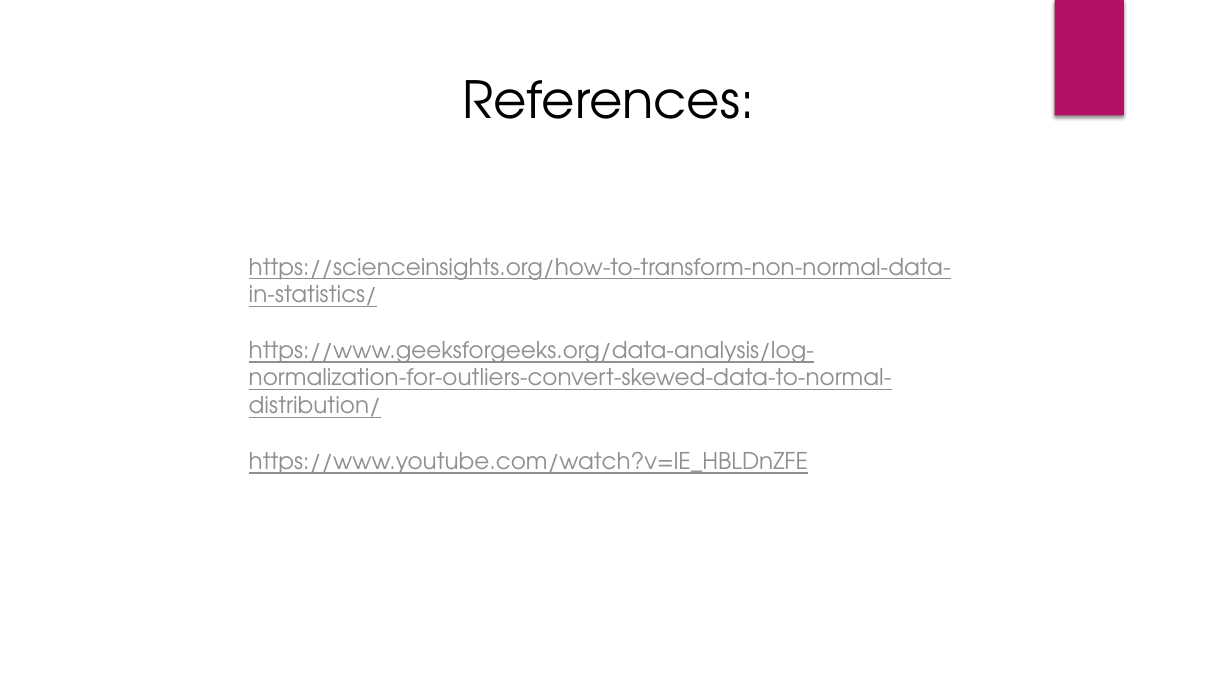
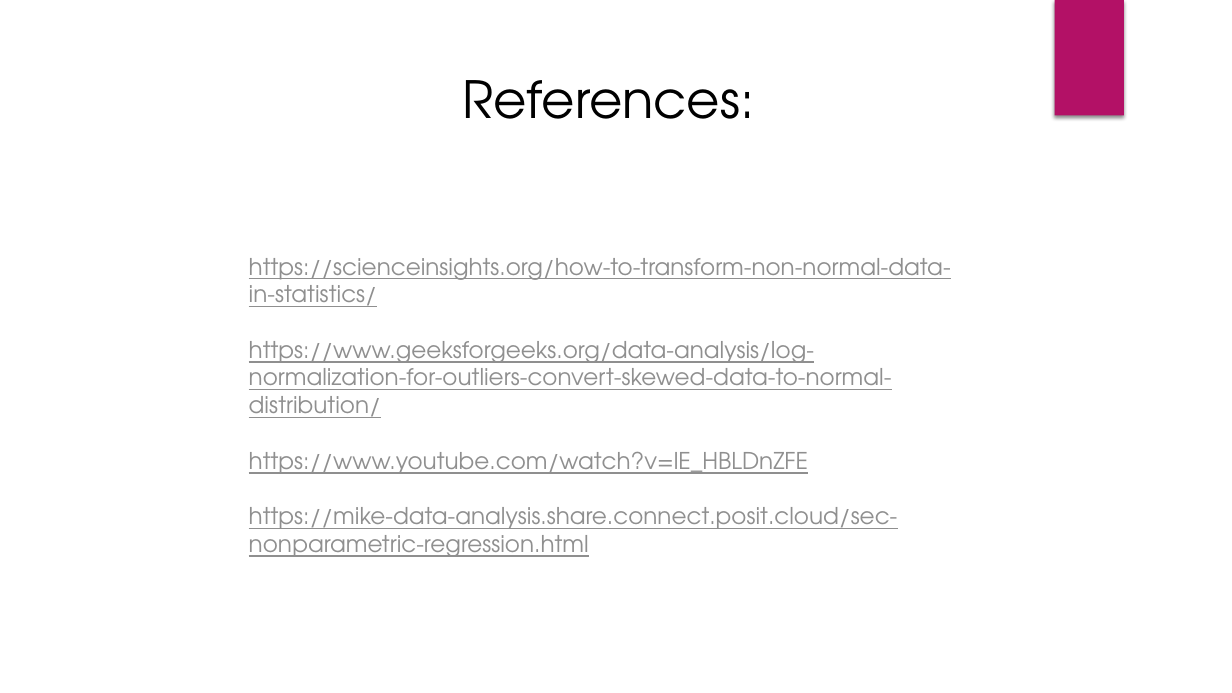
Before and after one commit to UCSB-RSeminar/F26_Wk3_Modeling_Skewed_Data, a slide deck: slide 15 of nonnormal_data_lm.pptx (slide 14 before the commit). Drawn at 1232x693 pixels with LibreOffice and Linux fonts; fonts in the diff are those of the drawing. Boxes give left, top, right and bottom in pixels: in the first picture for what was removed or moved away, otherwise in the second. Text is boxed around its words. In the diff, an @@ line names an element or a change of style, - is before the commit and + after.

```diff
--- a/nonnormal_data_lm.pptx
+++ b/nonnormal_data_lm.pptx
@@ text at (249,507,898,557): paragraph added @@
+https://mike-data-analysis.share.connect.posit.cloud/sec-nonparametric-regression.html
```
Also in this commit, not shown: 1 other slide changed, 1 slide added, 4 other files.
